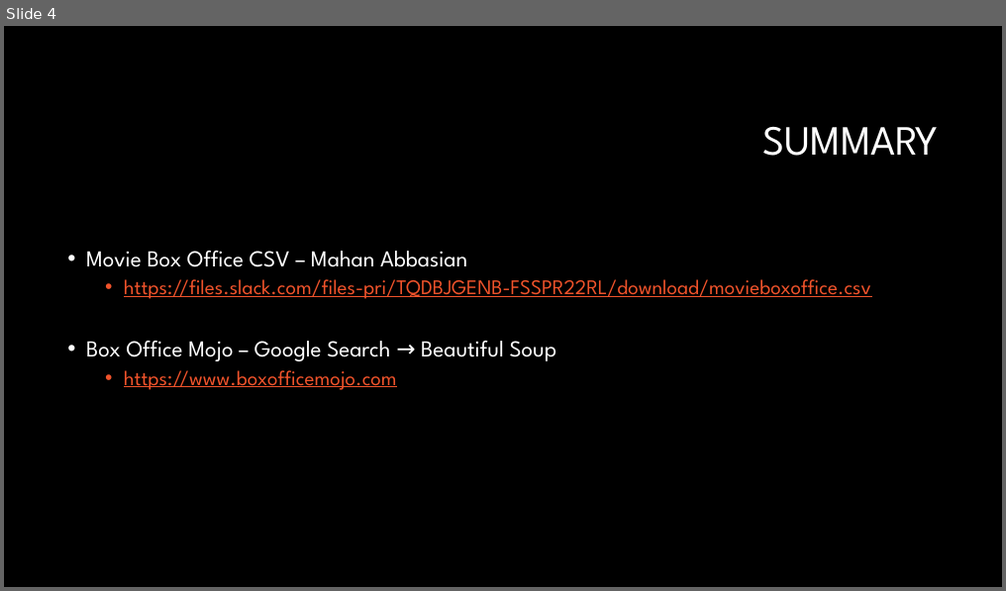
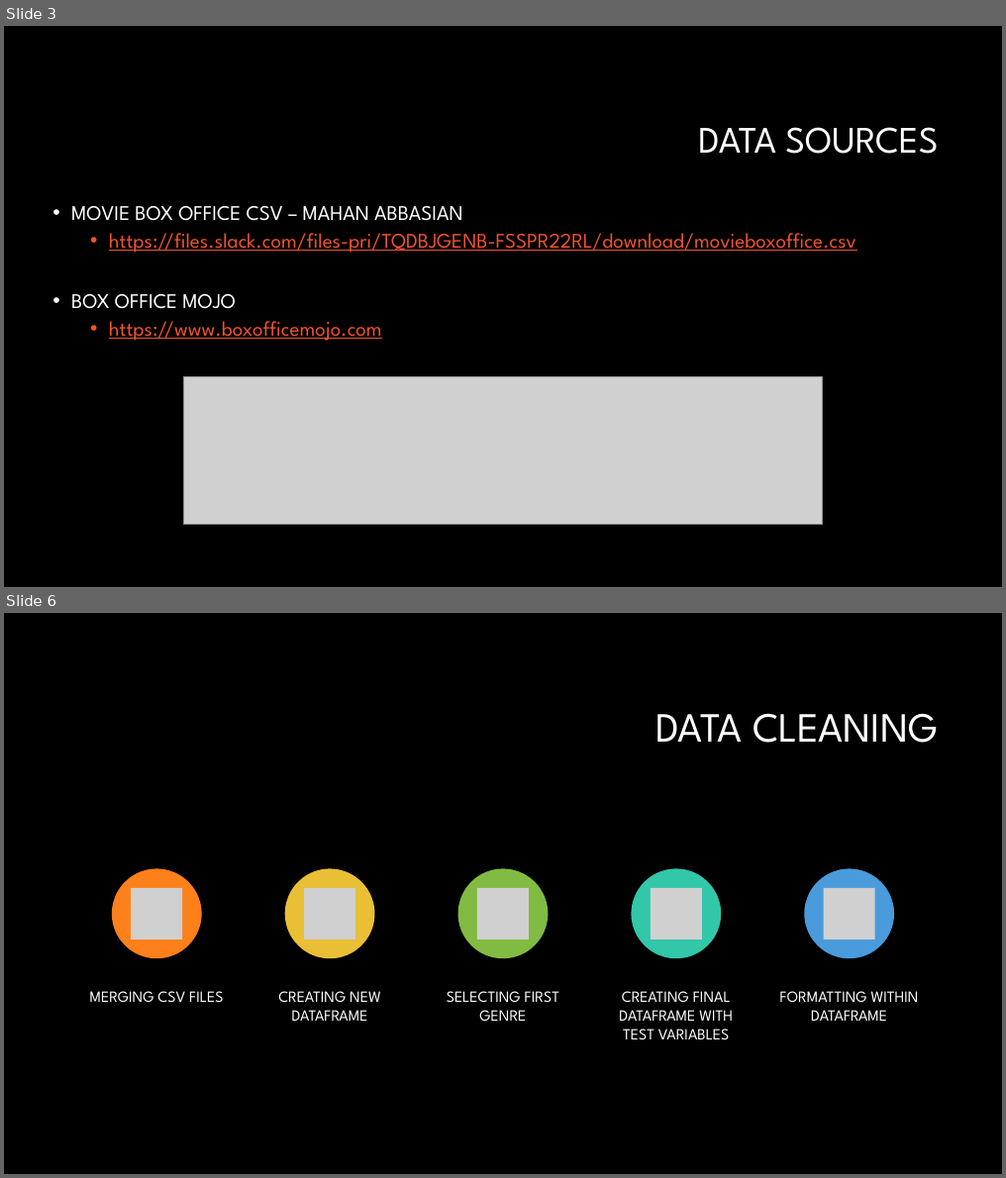
Before and after one commit to Dillongrow/Project_1, a slide deck: Box office data.pptx. Shown one above the other, each under a label of ours: slide 4 before the commit, slides 3 and 6 after it; the slides between them are not shown. The pictures are 1006x591 and 1006x1178 pixels, drawn with LibreOffice and Linux fonts; fonts in the diff are those of the drawing; grey boxes stand for pictures; background and template pictures are left out. Boxes give left, top, right and bottom in pixels: in the first picture for what was removed or moved away, otherwise in the second. Text is boxed around its words. In the diff, an @@ line names an element or a change of style, - is before the commit and + after.

```diff
--- a/Box office data.pptx
+++ b/Box office data.pptx
@@ slide 6 added at [4, 613, 1002, 1174], background #000000 @@
@@ title added at [655, 713, 939, 743], 40 pt, text #FFFFFF @@
+DATA CLEANING
@@ group added at [90, 869, 919, 1040]: 5 ellipses, 5 pictures, 5 texts @@
+MERGING CSV FILES
+CREATING NEW DATAFRAME
+SELECTING FIRST GENRE
+CREATING FINAL DATAFRAME WITH TEST VARIABLES
+FORMATTING WITHIN DATAFRAME
@@ what was slide 4 is now slide 3 @@
@@ slide 3 changed as well @@
@@ title at [698, 127, 938, 154]: text changed; size 40 to 36 pt @@
-SUMMARY
+DATA SOURCES
@@ text "MOVIE BOX OFFICE CSV – ...": place and size @@
-text "MOVIE BOX OFFICE CSV – ..." at [86, 251, 871, 390]
+text "MOVIE BOX OFFICE CSV – ..." at [71, 206, 856, 341]
@@ text at [71, 206, 463, 221]: text changed; size 22 to 20 pt @@
-• Movie Box Office CSV – Mahan Abbasian
+• MOVIE BOX OFFICE CSV – MAHAN ABBASIAN
@@ text at [71, 294, 236, 309]: text changed; size 22 to 20 pt @@
-• Box Office Mojo – Google Search → Beautiful Soup
+• BOX OFFICE MOJO
@@ picture added at [183, 377, 823, 525] @@
```
Also in this commit, not shown: 3 other slides changed, 3 other slides added, 4 slides removed.
